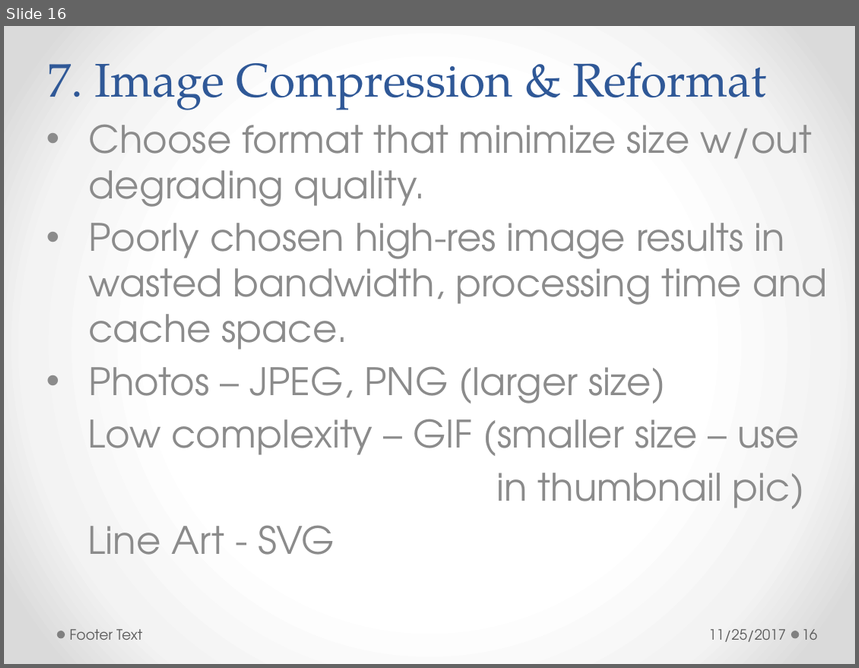
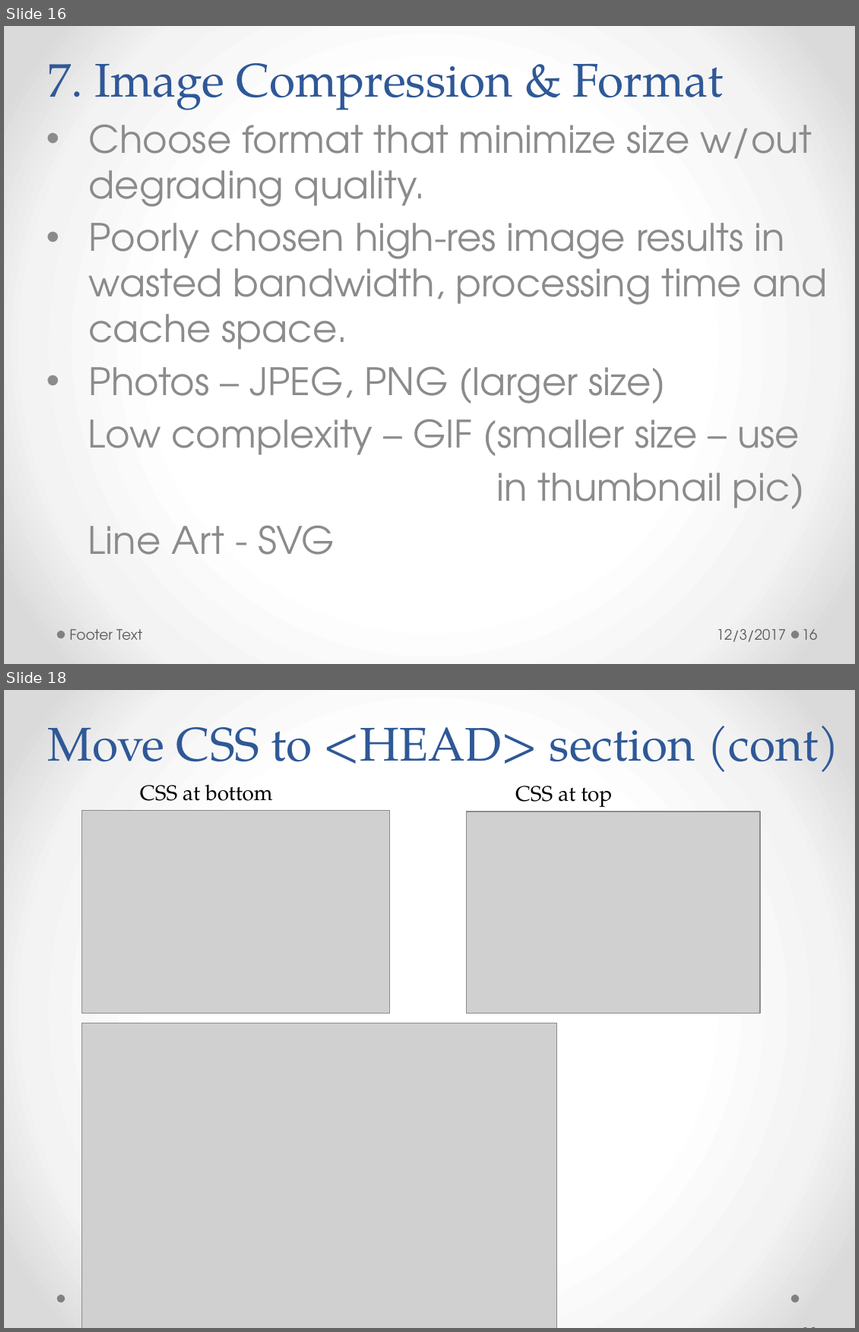
Before and after one commit to h-t-tran/brown, a slide deck: web-pg-performance/webpgperformance.pptx. Shown one above the other, each under a label of ours: slide 16 before the commit, slides 16 and 18 after it; the slides between them are not shown. The pictures are 859x668 and 859x1332 pixels, drawn with LibreOffice and Linux fonts; fonts in the diff are those of the drawing; grey boxes stand for pictures. Boxes give left, top, right and bottom in pixels: in the first picture for what was removed or moved away, otherwise in the second. Text is boxed around its words. In the diff, an @@ line names an element or a change of style, - is before the commit and + after.

```diff
--- a/web-pg-performance/webpgperformance.pptx
+++ b/web-pg-performance/webpgperformance.pptx
@@ slide 18 added at bbox=[4, 690, 855, 1328], background gradient #FFFFFF to #F4F4F4 to #DADADA; not listed: 2 template elements that a slide beside it also shows @@
@@ title added at bbox=[48, 726, 840, 772], 40 pt, text #2F5897 @@
+Move CSS to <HEAD> section (cont)
@@ text added at bbox=[140, 785, 272, 801], 18 pt, text #000000 @@
+CSS at bottom
@@ text added at bbox=[515, 786, 612, 807], 18 pt, text #000000 @@
+CSS at top
@@ picture added at bbox=[82, 811, 390, 1014] @@
@@ picture added at bbox=[466, 812, 760, 1014] @@
@@ picture added at bbox=[82, 1024, 557, 1328] @@
@@ page number added at bbox=[799, 1315, 851, 1328], 12 pt, text #595959 @@
+18
@@ slide 16 changed as well @@
@@ title at bbox=[48, 63, 724, 110]: text changed @@
-7. Image Compression & Reformat
+7. Image Compression & Format
@@ text at bbox=[717, 629, 786, 642]: text changed @@
-11/25/2017
+12/3/2017
```
Also in this commit, not shown: 18 other slides changed, 1 other slide added, 2 slides removed, 21 other files.
